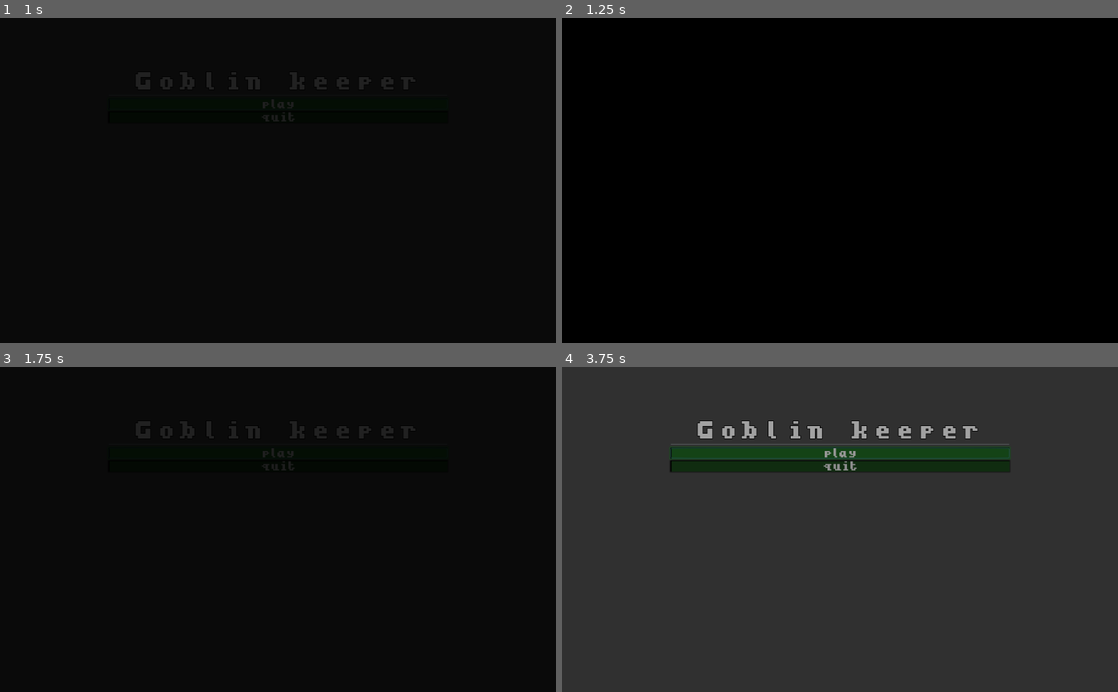
Above: before the commit, frames 1-4 (two rows, left to right).
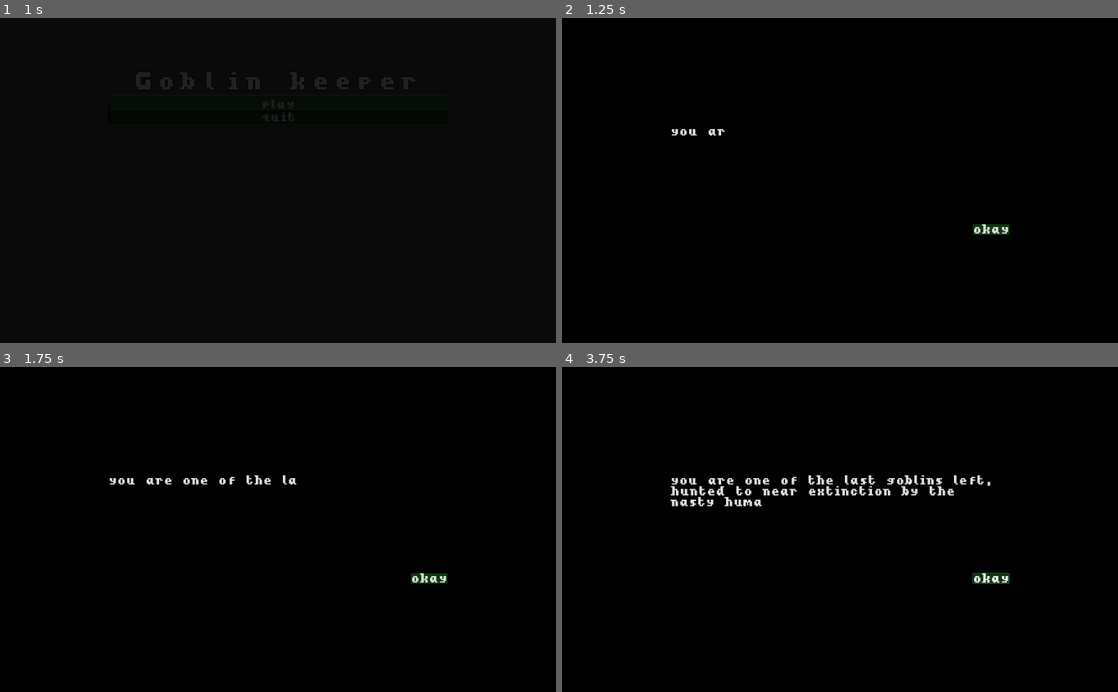
Above: after the commit, the same moments.

Repository: bramreth/LD45
Game: Godot game, scene res://Scenes/main_menu.tscn
The game is run twice, just before and just after one commit, with the same random seed, the same clock (stepped at 60 frames per second) and the same inputs.
Inputs (mouse positions are in pixels of both pictures, inside the frame that each line leads up to):
- Up to frame 1 (1 s): click "play" at 0.5 s
- Up to frame 2 (1.25 s): no input
- Up to frame 3 (1.75 s): click "play" at 1.25 s
- Up to frame 4 (3.75 s): click (990, 578) at 2 s, where only the run after the commit has a clickable "okay"; click (990, 578) at 2.75 s, where only the run after the commit has a clickable "okay"; click "play" at 3.5 s

Frame 1 is identical in both runs. In frame 2, 0.3% of the frame differs, in the area x 19-81%, y 34-67%; in frame 3, 1.4%; in frame 4, 99%, in the area x 0-100%, y 0-100%.

Commit message:
primitive scene transition

Diff:
--- a/Scenes/main_menu.gd
+++ b/Scenes/main_menu.gd
@@ -1,6 +1,9 @@
 extends Control
 
 onready var anim_player = get_node("ColorRect/AnimationPlayer")
+var tutorial_scene = preload("res://Scenes/tutorial.tscn")
+
+
 # Called when the node enters the scene tree for the first time.
 func _ready():
 	anim_player.play("open")
@@ -16,3 +19,8 @@
 
 func _on_quit_button_pressed():
 	get_tree().quit()
+
+
+func _on_AnimationPlayer_animation_finished(anim_name):
+	if anim_name == "close":
+		get_tree().get_root().add_child(tutorial_scene.instance())
--- a/Scenes/main_menu.tscn
+++ b/Scenes/main_menu.tscn
@@ -74,3 +74,4 @@
 
 [connection signal="pressed" from="MarginContainer/VBoxContainer/play_button" to="." method="_on_play_button_pressed"]
 [connection signal="pressed" from="MarginContainer/VBoxContainer/quit_button" to="." method="_on_quit_button_pressed"]
+[connection signal="animation_finished" from="ColorRect/AnimationPlayer" to="." method="_on_AnimationPlayer_animation_finished"]
